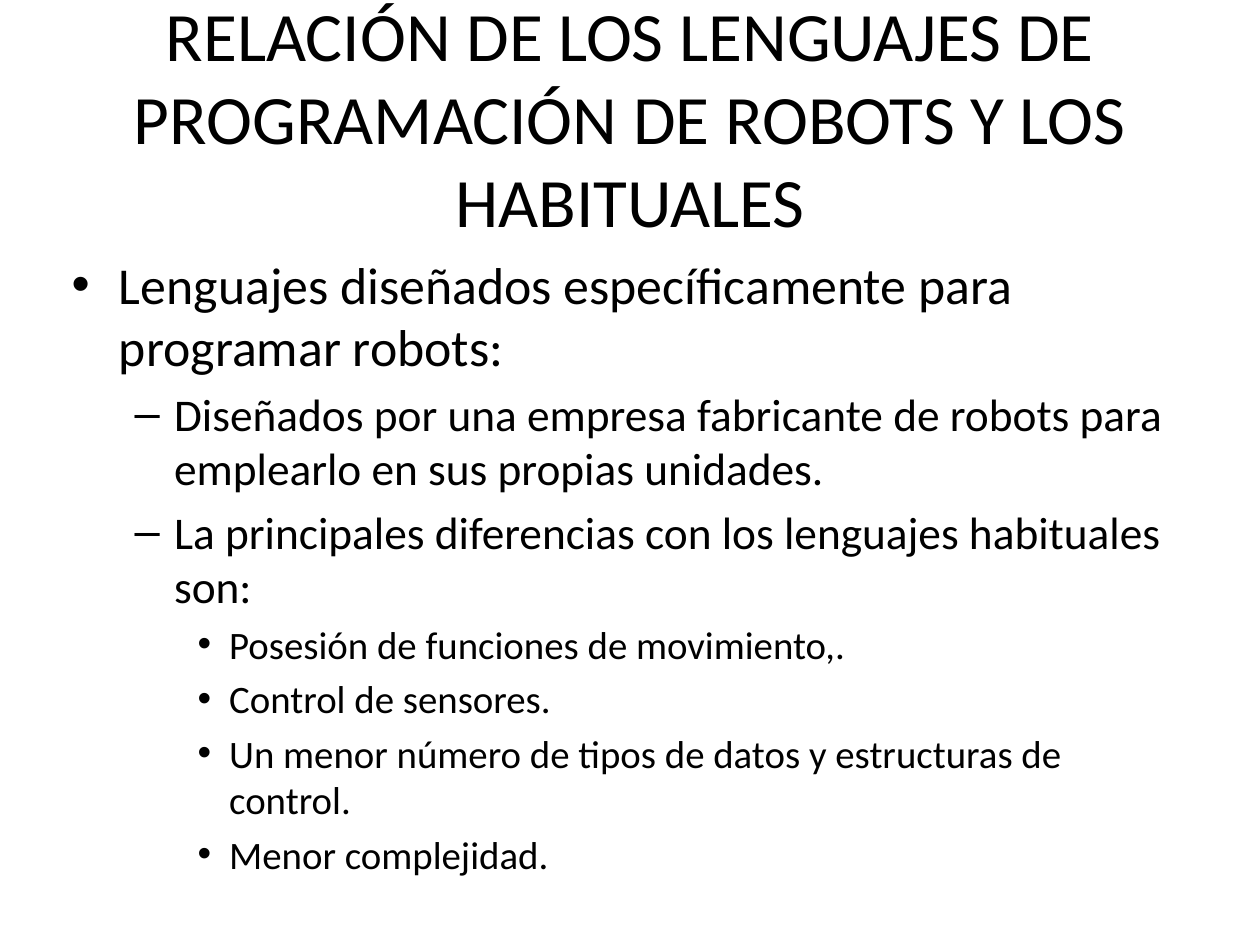
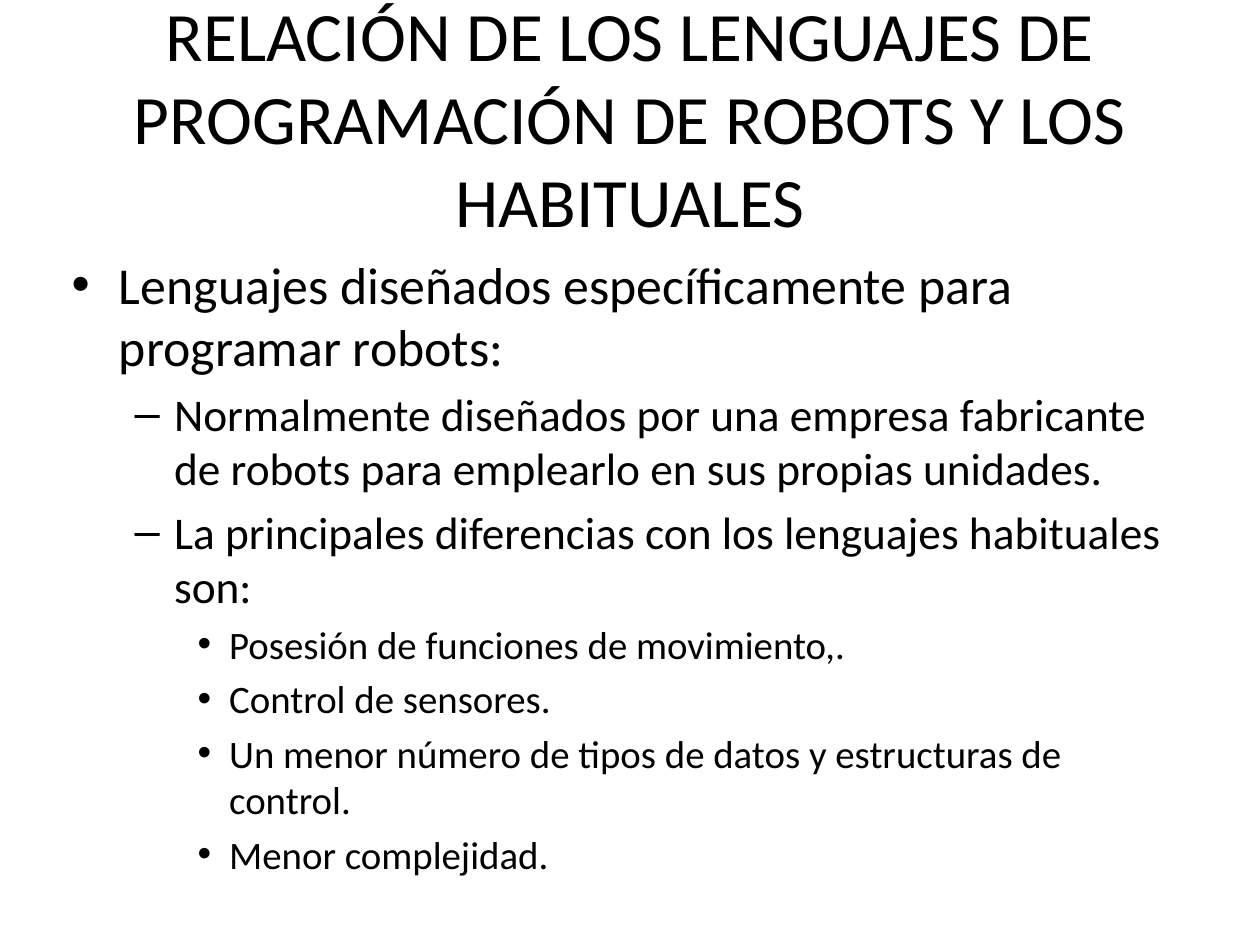
Before and after one commit to yerimattilatvala/DLP, a slide deck: slide 13 of P2/Presentacion.pptx. Drawn at 1260x945 pixels with LibreOffice and Linux fonts; fonts in the diff are those of the drawing. Boxes give left, top, right and bottom in pixels: in the first picture for what was removed or moved away, otherwise in the second. Text is boxed around its words. In the diff, an @@ line names an element or a change of style, - is before the commit and + after.

```diff
--- a/P2/Presentacion.pptx
+++ b/P2/Presentacion.pptx
@@ text at (x1=174, y1=399, x2=1146, y2=493): text changed @@
-  – Diseñados por una empresa fabricante de robots para emplearlo en sus propias unidades.
+  – Normalmente diseñados por una empresa fabricante de robots para emplearlo en sus propias unidades.
```
Also in this commit, not shown: 7 other slides changed, 3 other files.
